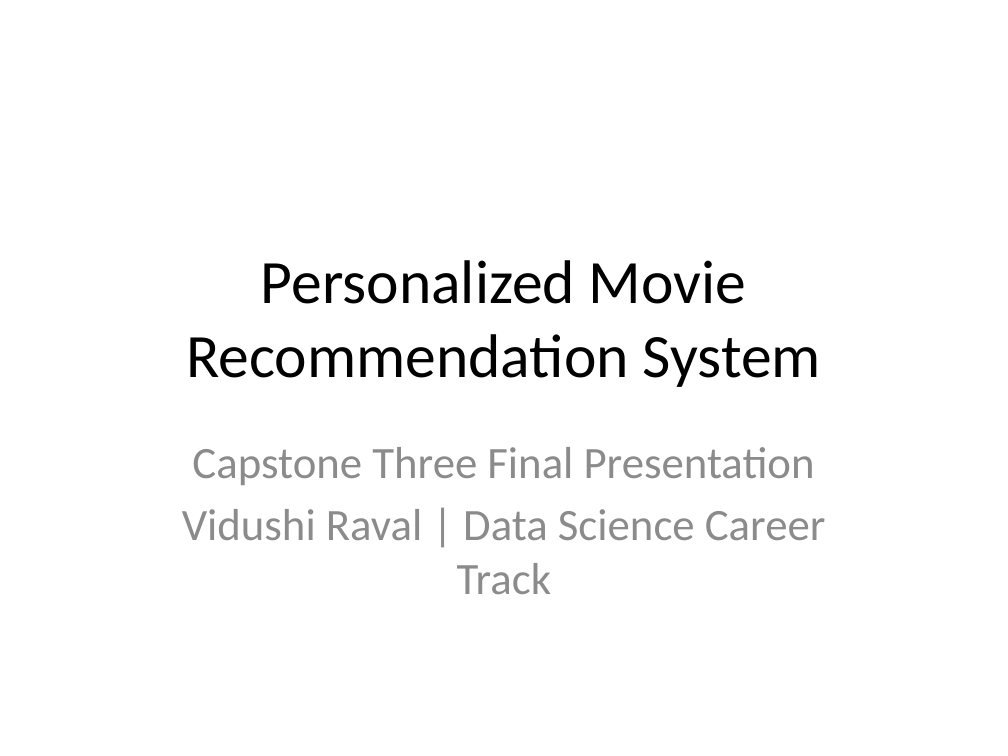
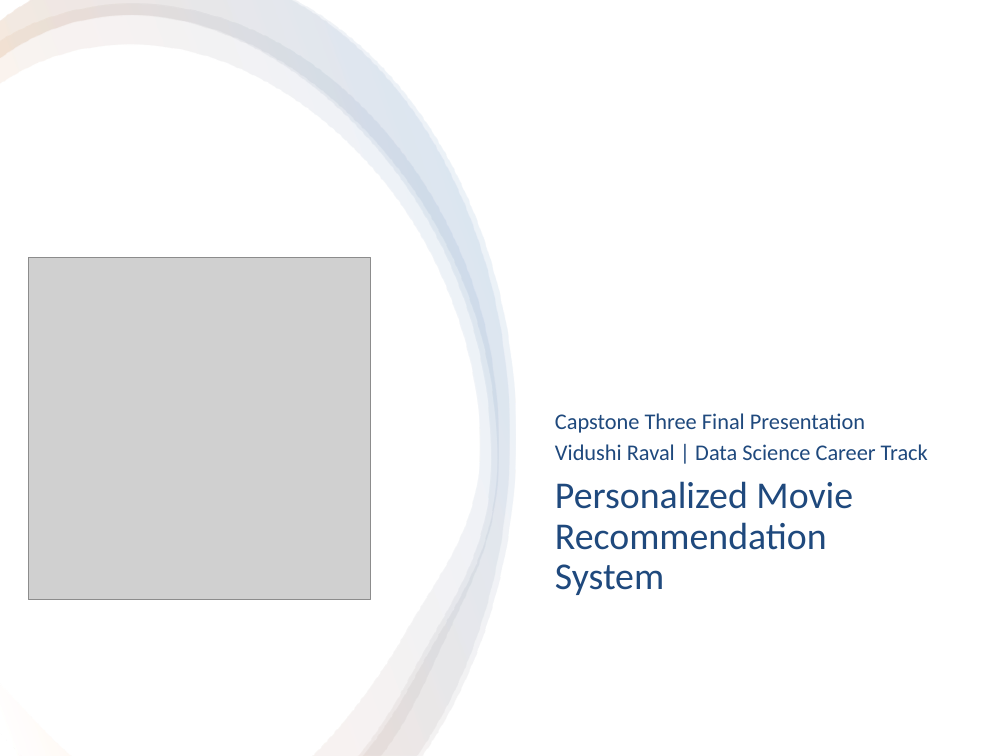
Before and after one commit to VidushiR/Springboard, a slide deck: slide 1 of CapstoneThree_MovieRecommedationSystem/reports/MovieRecommendationCapstoneThree_Final_Presentation.pptx. Drawn at 1008x756 pixels with LibreOffice and Linux fonts; fonts in the diff are those of the drawing; grey boxes stand for pictures. Boxes give left, top, right and bottom in pixels: in the first picture for what was removed or moved away, otherwise in the second. Text is boxed around its words. In the diff, an @@ line names an element or a change of style, - is before the commit and + after.

Commit message:
adding power point presentation for Movie recommendation Project

```diff
--- a/CapstoneThree_MovieRecommedationSystem/reports/MovieRecommendationCapstoneThree_Final_Presentation.pptx
+++ b/CapstoneThree_MovieRecommedationSystem/reports/MovieRecommendationCapstoneThree_Final_Presentation.pptx
@@ rectangle added at <box>0,0,1008,756</box>, fill #FFFFFF @@
@@ freeform shape added at <box>0,4,498,756</box>, fill gradient #FFFFFF to #F79646 to #4F81BD @@
@@ freeform shape added at <box>0,0,510,756</box>, fill gradient #FFFFFF to #F79646 to #4F81BD @@
@@ freeform shape added at <box>0,0,516,755</box>, fill gradient #FFFFFF to #F79646 to #4F81BD @@
@@ picture added at <box>28,257,371,600</box> @@
@@ subtitle "Capstone Three Final Presentation": place and size @@
-subtitle "Capstone Three Final Presentation" at <box>182,447,826,594</box>
+subtitle "Capstone Three Final Presentation" at <box>555,413,928,460</box>
@@ subtitle "Capstone Three Final Presentation" at <box>555,413,928,460</box>: size 32 to 16 pt, text colour #8C8C8C to #1F497D; alignment centre to left; less space between paragraphs; vertical alignment top to bottom @@
@@ title "Personalized Movie Recommendation System": place and size @@
-title "Personalized Movie Recommendation System" at <box>186,260,821,387</box>
+title "Personalized Movie Recommendation System" at <box>555,481,853,595</box>
@@ title "Personalized Movie Recommendation System" at <box>555,481,853,595</box>: size 44 to 27 pt, text colour #000000 to #1F497D; alignment centre to left; line spacing 1 to 0.9; vertical alignment middle to top @@
```
Also in this commit, not shown: 10 other slides changed, 9 slides added.
